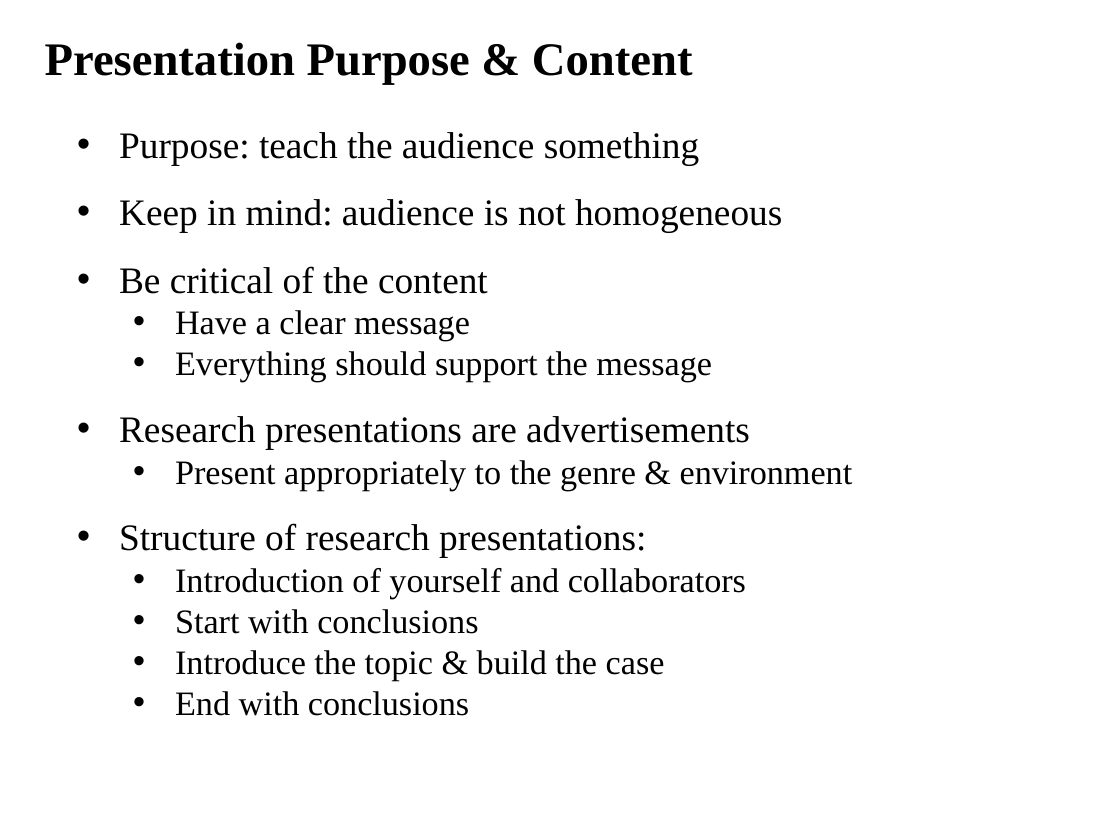
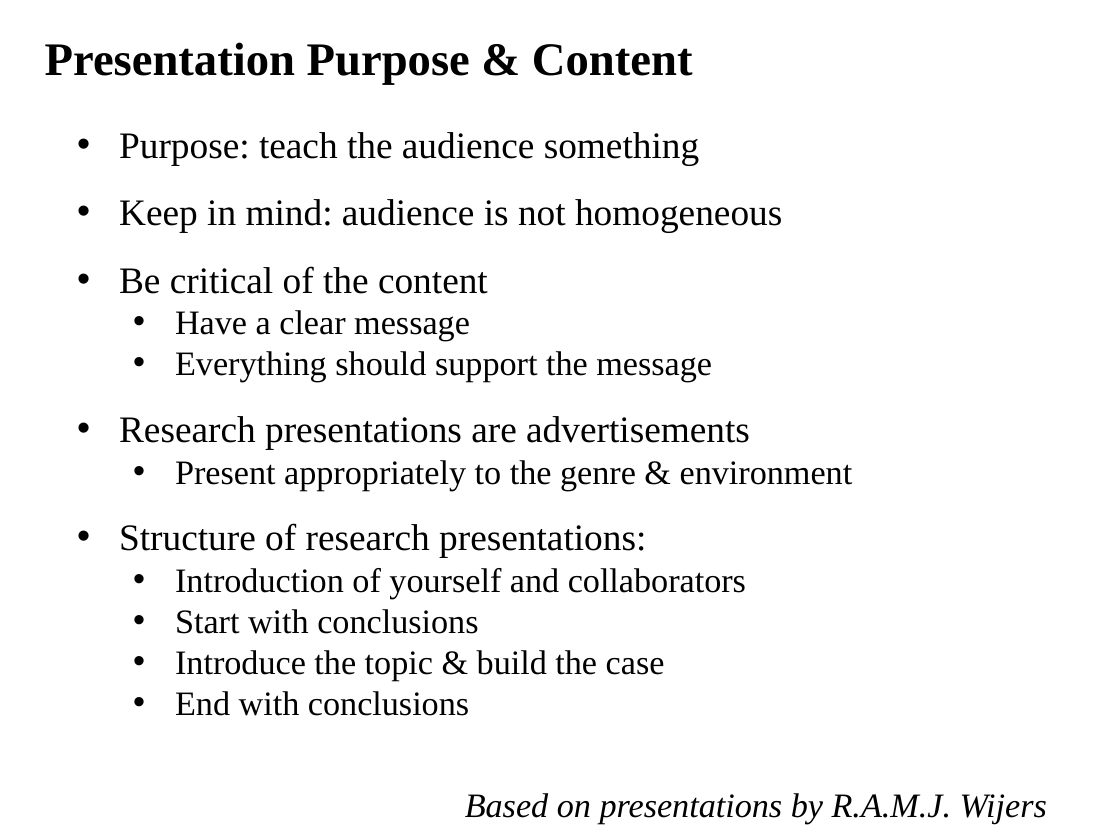
Before and after one commit to ajvanderhorst/PhysicsCapstoneGW, a slide deck: slide 12 of Slides/Class06.pptx. Drawn at 1120x840 pixels with LibreOffice and Linux fonts; fonts in the diff are those of the drawing. Boxes give left, top, right and bottom in pixels: in the first picture for what was removed or moved away, otherwise in the second. Text is boxed around its words. In the diff, an @@ line names an element or a change of style, - is before the commit and + after.

```diff
--- a/Slides/Class06.pptx
+++ b/Slides/Class06.pptx
@@ text added at box(465, 793, 1047, 824), 22 pt, text #000000, italic @@
+Based on presentations by R.A.M.J. Wijers
```
Also in this commit, not shown: 4 other slides changed, 1 other file.
